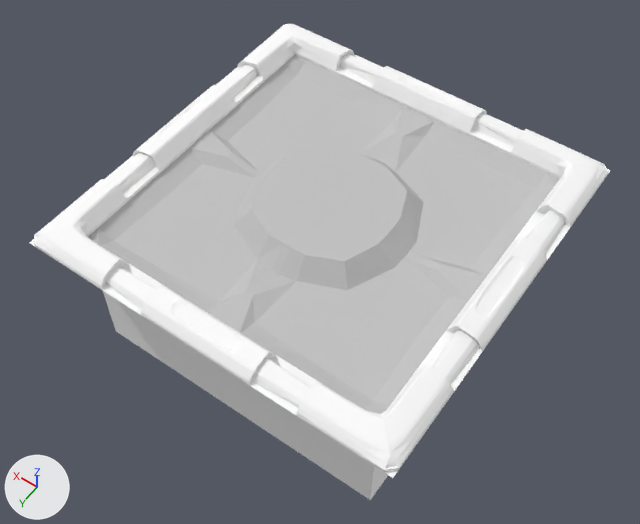
Renders of the COLLADA model media/entity/presion.dae from each side of a commit.
One viewpoint serves both versions: a camera (50 mm lens) standing at (-8.06, 11.69, 15.95) and looking at (0.08, 0.29, -1.96). Every picture has the same lights, and +X, +Y and +Z are marked at lower left.

Objects in the first picture: 'Interruptor', 'Plataforma'.
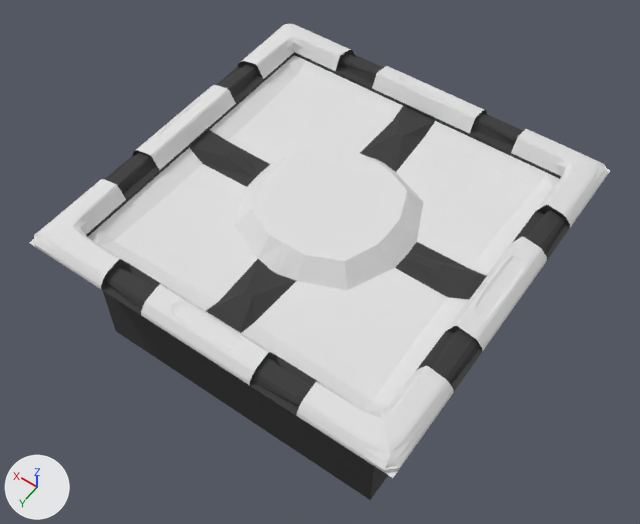
Boxes (x1, y1, x2, y2) around the edits, measured in the pictures (640 x 524 px):
'Plataforma', surface changed (grey to white)
    both: (88, 55, 559, 414)
'Interruptor', surface changed
    both: (30, 24, 611, 500)

The edits, one by one:
Picture 'presion.png' (img_presion_png) is new.
Picture 'presionplataforma.png' (img_presionplataforma_png) is new.
Material 'Material' (mat_material) changes its picture from img_plataforma_png to img_presionplataforma_png.
Material 'Material.001' (mat_material_001) changes its picture from img_tile_png to img_presion_png.
